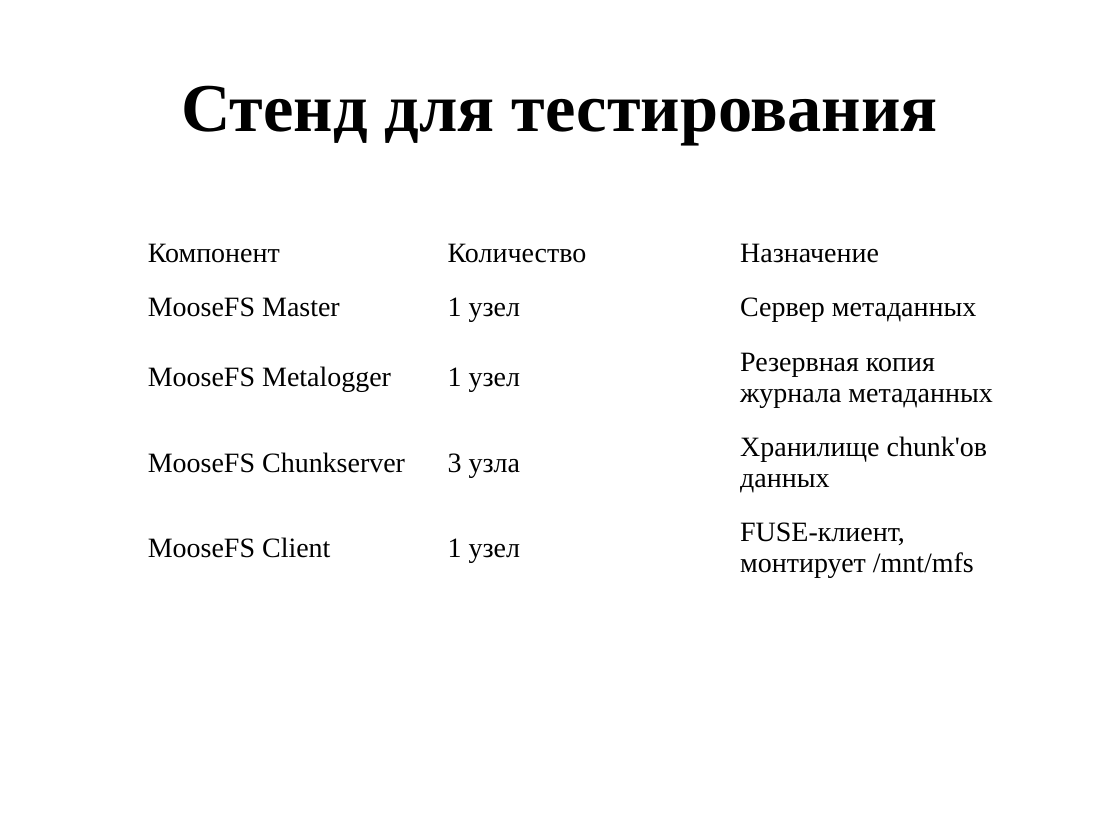
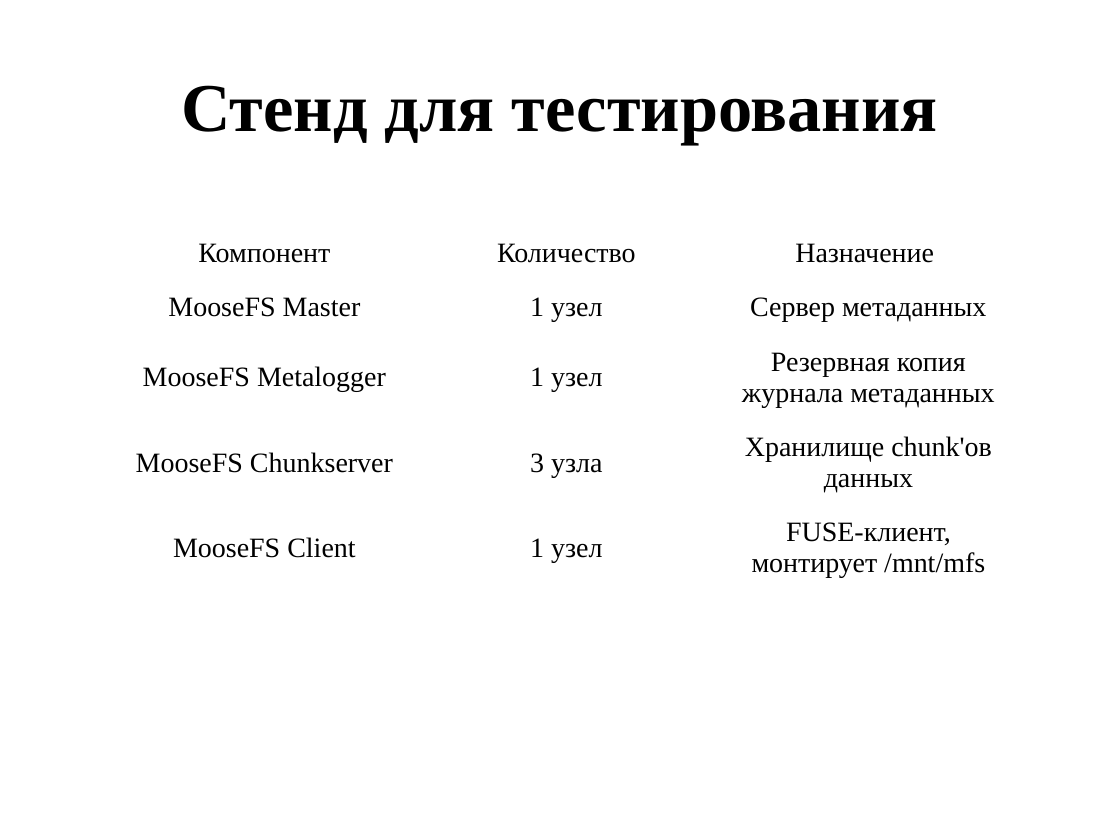
Before and after one commit to KolManis/moosefs-cluster-testing, a slide deck: slide 3 of MooseFS.pptx. Drawn at 1120x840 pixels with LibreOffice and Linux fonts; fonts in the diff are those of the drawing. Boxes give left, top, right and bottom in pixels: in the first picture for what was removed or moved away, otherwise in the second. Text is boxed around its words. In the diff, an @@ line names an element or a change of style, - is before the commit and + after.

```diff
--- a/MooseFS.pptx
+++ b/MooseFS.pptx
@@ table at box(119, 226, 1012, 612) @@
@@ alignment left to centre @@
@@ table: place and size @@
-table at box(137, 226, 1014, 645)
+table at box(119, 226, 1012, 612)
```
Also in this commit, not shown: 8 other slides changed, 1 slide added.
